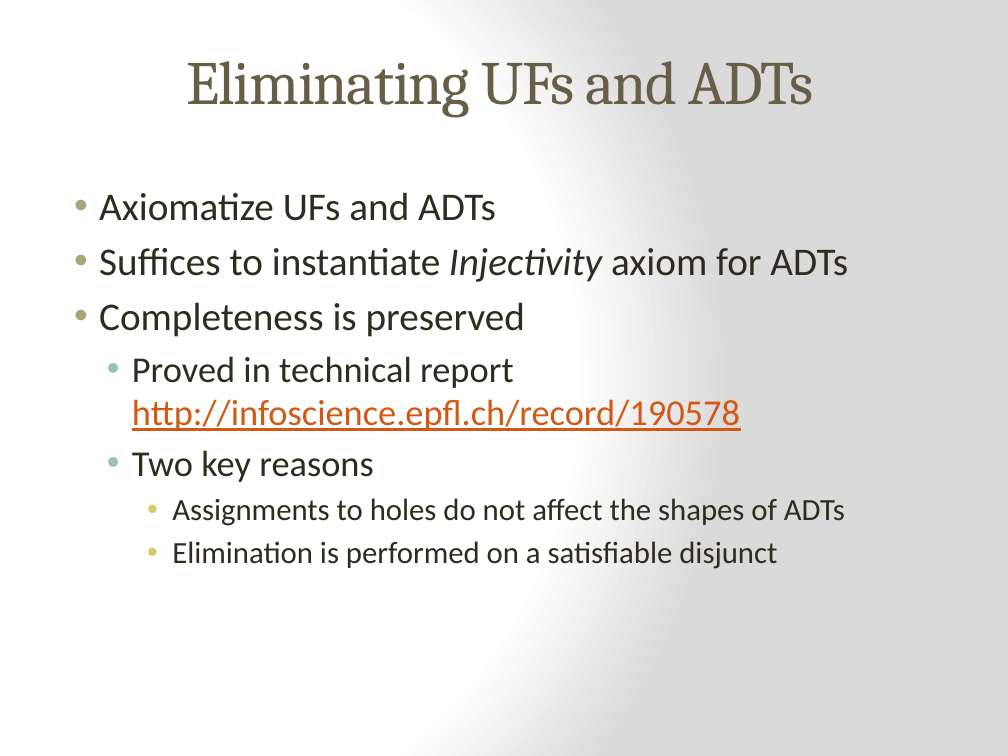
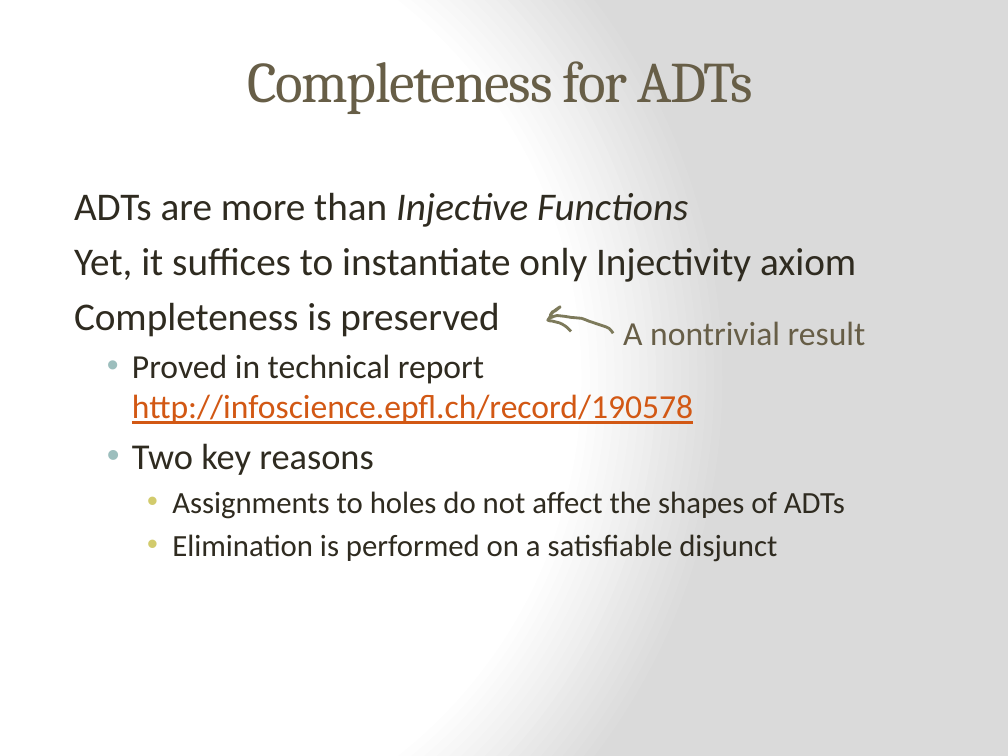
Before and after one commit to epfl-lara/leon, a slide deck: slide 21 of slides/Invariant&BoundInference.pptx (slide 28 before the commit). Drawn at 1008x756 pixels with LibreOffice and Linux fonts; fonts in the diff are those of the drawing. Boxes give left, top, right and bottom in pixels: in the first picture for what was removed or moved away, otherwise in the second. Text is boxed around its words. In the diff, an @@ line names an element or a change of style, - is before the commit and + after.

```diff
--- a/slides/Invariant&BoundInference.pptx
+++ b/slides/Invariant&BoundInference.pptx
@@ title at (247,61,753,114): text changed; size 44 to 41 pt @@
-Eliminating UFs and ADTs
+Completeness for ADTs
@@ text at (74,192,856,282): text changed @@
-• Axiomatize UFs and ADTs
-• Suffices to instantiate Injectivity axiom for ADTs
+ADTs are more than Injective Functions
+Yet, it suffices to instantiate only Injectivity axiom
@@ text at (74,302,693,424): size 26 to 24 pt in "Proved in technical report http://infoscience.epfl.ch/record ..."; bullet • to none @@
@@ freeform shape added at (548,306,614,333), outline #7D7A5C 2 pt @@
@@ text added at (623,321,866,345), 24 pt, text #675E47 @@
+A nontrivial result
```
Also in this commit, not shown: 8 other slides changed, 7 slides added, 11 slides removed.
